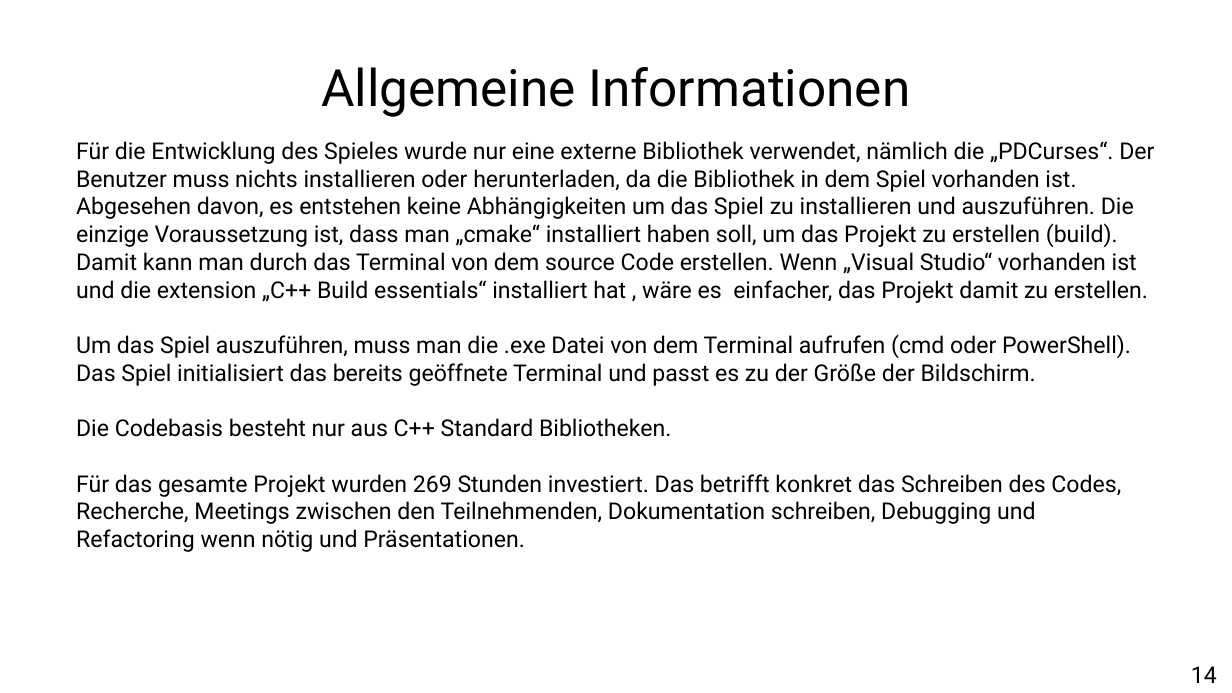
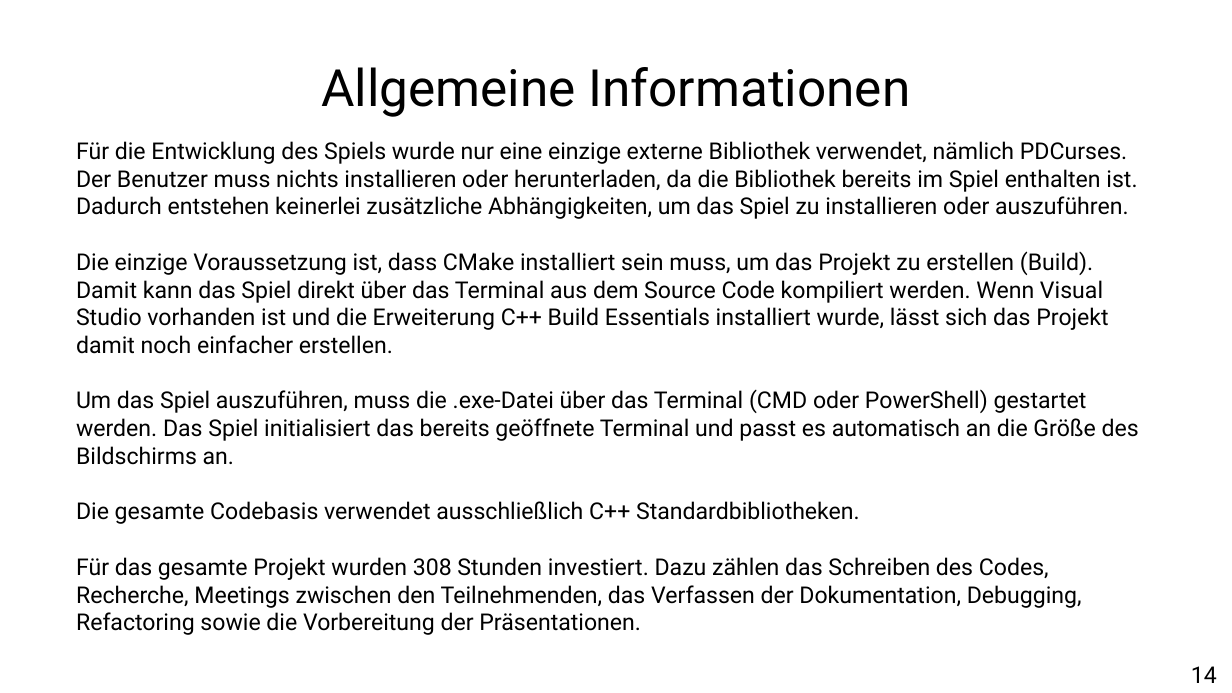
Before and after one commit to retroBattleDevs/retroBattle, a slide deck: slide 14 of etc/presentation/RetroBattle_Presentation.pptx. Drawn at 1232x693 pixels with LibreOffice and Linux fonts; fonts in the diff are those of the drawing. Boxes give left, top, right and bottom in pixels: in the first picture for what was removed or moved away, otherwise in the second. Text is boxed around its words. In the diff, an @@ line names an element or a change of style, - is before the commit and + after.

```diff
--- a/etc/presentation/RetroBattle_Presentation.pptx
+++ b/etc/presentation/RetroBattle_Presentation.pptx
@@ text at bbox=[76, 141, 1139, 635]: text changed @@
-Für die Entwicklung des Spieles wurde nur eine externe Bibliothek verwendet, nämlich die „PDCurses“. Der Benutzer muss nichts installieren oder herunterladen, da die Bibliothek in dem Spiel vorhanden ist. Abgesehen davon, es entstehen keine Abhängigkeiten um das Spiel zu installieren und auszuführen. Die einzige Voraussetzung ist, dass man „cmake“ installiert haben soll, um das Projekt zu erstellen (build). Damit kann man durch das Terminal von dem source Code erstellen. Wenn „Visual Studio“ vorhanden ist und die extension „C++ Build essentials“ installiert hat , wäre es einfacher, das Projekt damit zu erstellen.
-Um das Spiel auszuführen, muss man die .exe Datei von dem Terminal aufrufen (cmd oder PowerShell). Das Spiel initialisiert das bereits geöffnete Terminal und passt es zu der Größe der Bildschirm.
-Die Codebasis besteht nur aus C++ Standard Bibliotheken.
-Für das gesamte Projekt wurden 269 Stunden investiert. Das betrifft konkret das Schreiben des Codes, Recherche, Meetings zwischen den Teilnehmenden, Dokumentation schreiben, Debugging und Refactoring wenn nötig und Präsentationen.
+Für die Entwicklung des Spiels wurde nur eine einzige externe Bibliothek verwendet, nämlich PDCurses. Der Benutzer muss nichts installieren oder herunterladen, da die Bibliothek bereits im Spiel enthalten ist. Dadurch entstehen keinerlei zusätzliche Abhängigkeiten, um das Spiel zu installieren oder auszuführen.
+Die einzige Voraussetzung ist, dass CMake installiert sein muss, um das Projekt zu erstellen (Build). Damit kann das Spiel direkt über das Terminal aus dem Source Code kompiliert werden. Wenn Visual Studio vorhanden ist und die Erweiterung C++ Build Essentials installiert wurde, lässt sich das Projekt damit noch einfacher erstellen.
+Um das Spiel auszuführen, muss die .exe‑Datei über das Terminal (CMD oder PowerShell) gestartet werden. Das Spiel initialisiert das bereits geöffnete Terminal und passt es automatisch an die Größe des Bildschirms an.
+Die gesamte Codebasis verwendet ausschließlich C++ Standardbibliotheken.
+Für das gesamte Projekt wurden 308 Stunden investiert. Dazu zählen das Schreiben des Codes, Recherche, Meetings zwischen den Teilnehmenden, das Verfassen der Dokumentation, Debugging, Refactoring sowie die Vorbereitung der Präsentationen.
```
Also in this commit, not shown: 12 other slides changed, 9 other files.
